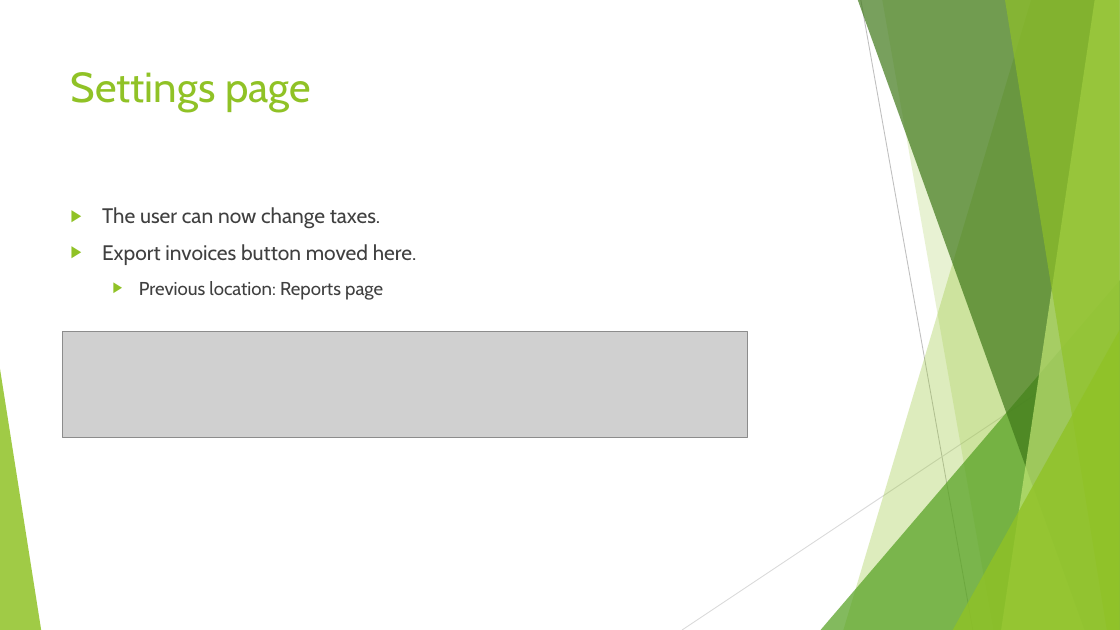
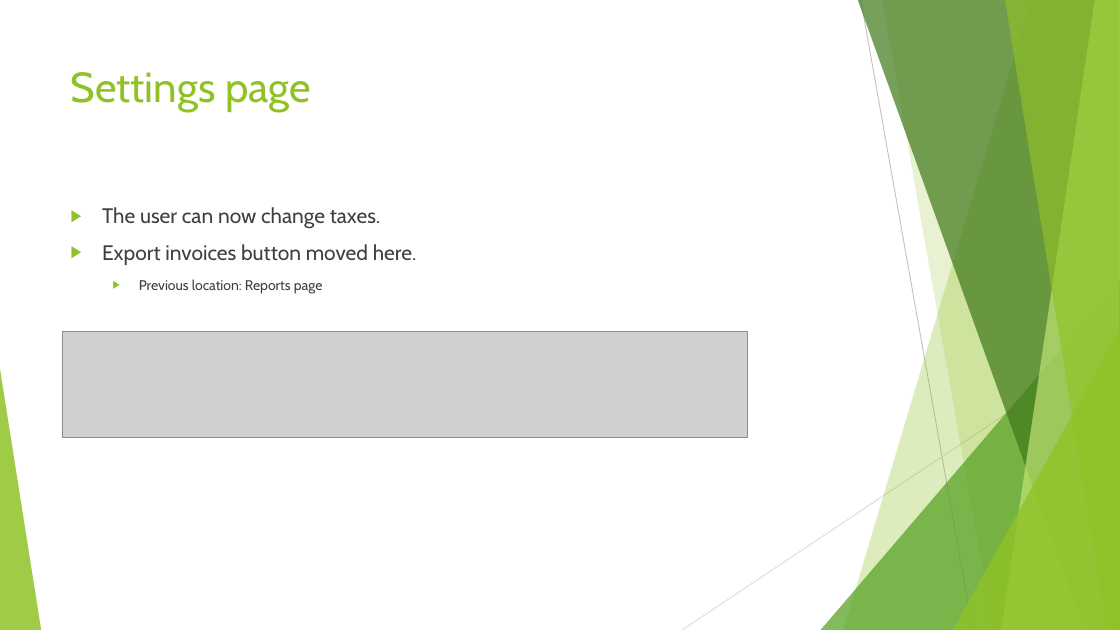
Before and after one commit to TGills/SweetSpot, a slide deck: slide 4 of V2.1.0.pptx. Drawn at 1120x630 pixels with LibreOffice and Linux fonts; fonts in the diff are those of the drawing; grey boxes stand for pictures. Boxes give left, top, right and bottom in pixels: in the first picture for what was removed or moved away, otherwise in the second. Text is boxed around its words. In the diff, an @@ line names an element or a change of style, - is before the commit and + after.

```diff
--- a/V2.1.0.pptx
+++ b/V2.1.0.pptx
@@ text at bbox=[139, 279, 323, 294]: size 16 to 12 pt in "Previous location: Reports page" @@
```
Also in this commit, not shown: 4 other slides changed.
